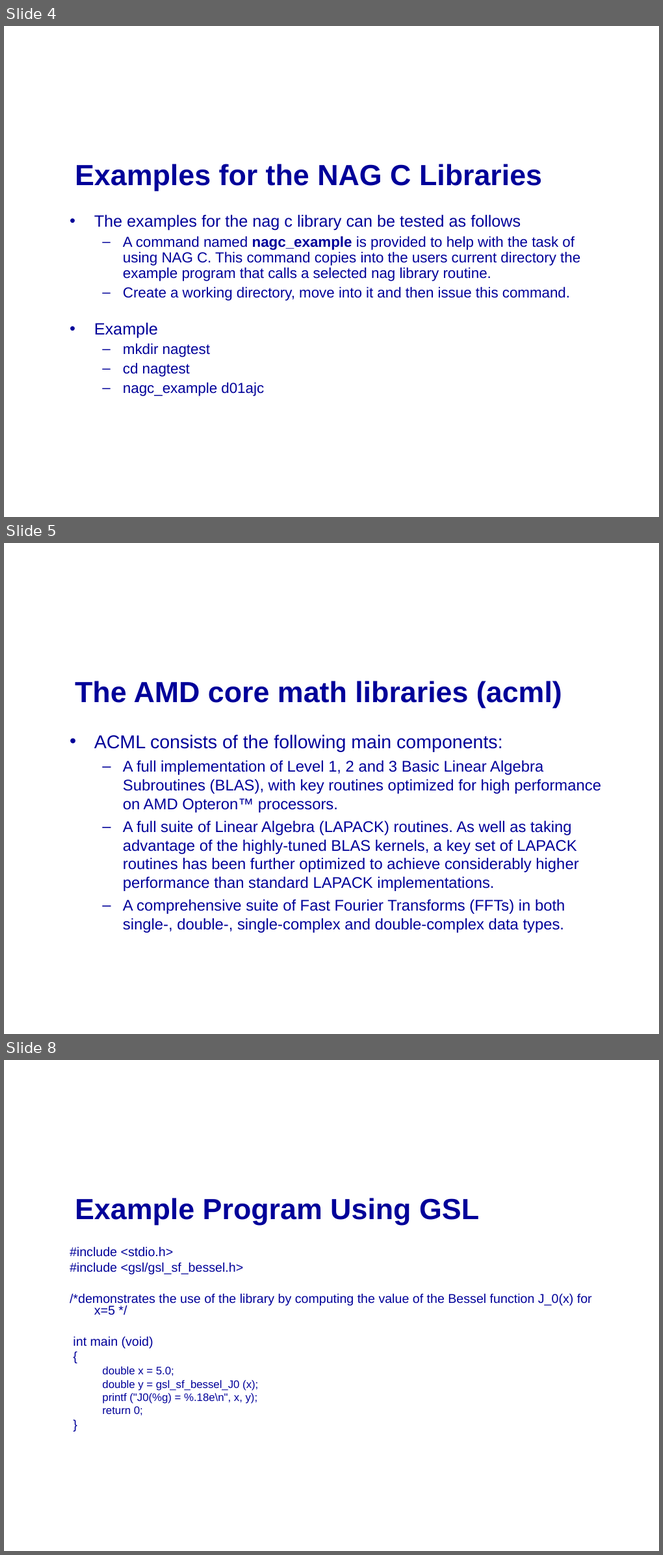
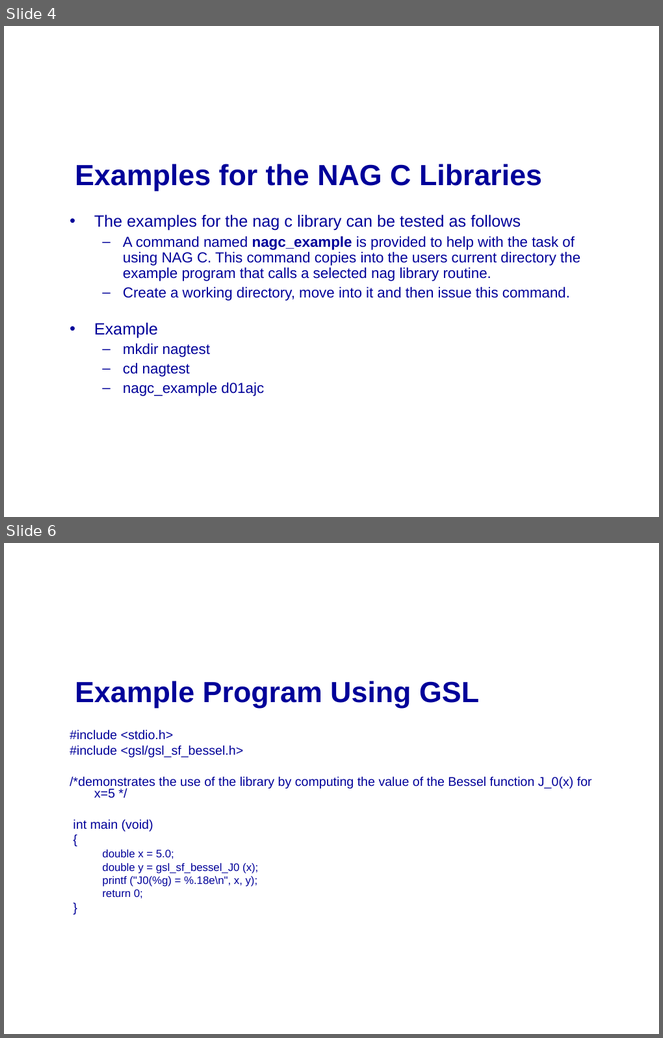
Before and after one commit to mikeg64/iome, a slide deck: src/examples/course/c/presentation/IntrotoC4.ppt. Shown one above the other, each under a label of ours: slides 4, 5 and 8 before the commit, slides 4 and 6 after it; the slides between them are not shown. The pictures are 663x1555 and 663x1038 pixels, drawn with LibreOffice and Linux fonts; fonts in the diff are those of the drawing; background and template pictures are left out. Boxes give left, top, right and bottom in pixels: in the first picture for what was removed or moved away, otherwise in the second. Text is boxed around its words. In the diff, an @@ line names an element or a change of style, - is before the commit and + after.

```diff
--- a/src/examples/course/c/presentation/IntrotoC4.ppt
+++ b/src/examples/course/c/presentation/IntrotoC4.ppt
@@ slide 5 removed at box(4, 543, 659, 1034), background picture (left out) @@
@@ title removed at box(75, 681, 562, 708) @@
-The AMD core math libraries (acml)
@@ text removed at box(94, 735, 601, 933) @@
-• ACML consists of the following main components:
-  – A full implementation of Level 1, 2 and 3 Basic Linear Algebra Subroutines (BLAS), with key routines optimized for high performance on AMD Opteron™ processors.
-  – A full suite of Linear Algebra (LAPACK) routines. As well as taking advantage of the highly-tuned BLAS kernels, a key set of LAPACK routines has been further optimized to achieve considerably higher performance than standard LAPACK implementations.
-  – A comprehensive suite of Fast Fourier Transforms (FFTs) in both single-, double-, single-complex and double-complex data types.
@@ what was slide 8 is now slide 6 @@
```
Also in this commit, not shown: 4 slides changed, 1 slide added, 1 other slide removed, 3 other files.
